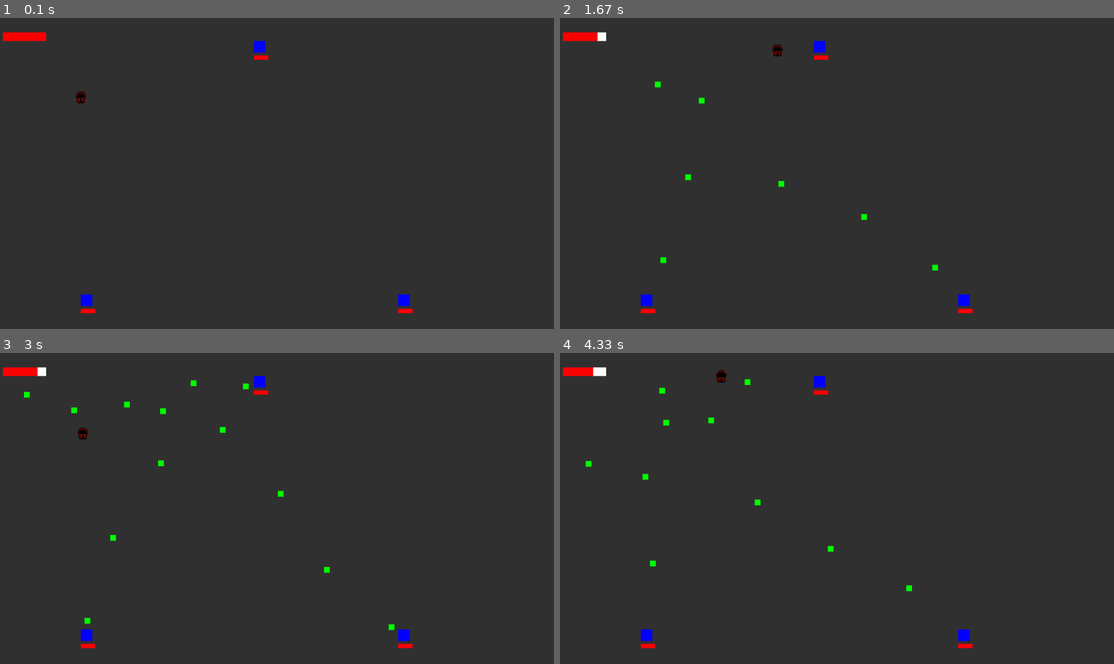
Above: before the commit, frames 1-4 (two rows, left to right).
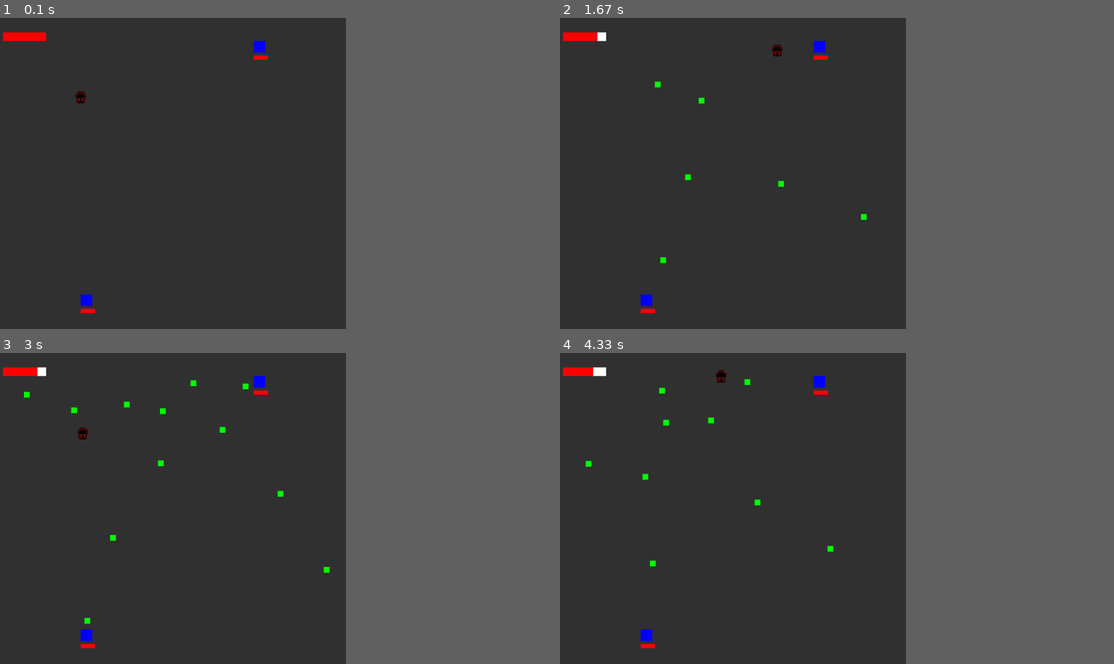
Above: after the commit, the same moments.

Repository: realeedd/pygameProject
Game: pygame game, started from main.py
Same seed, same stepped clock (60 frames per second), same inputs: the game is played once before the commit and once after it.
Inputs (mouse positions are in pixels of both pictures, inside the frame that each line leads up to):
- Up to frame 1 (0.1 s): no input
- Up to frame 2 (1.67 s): hold D 0.33-0.8 s; hold W 0.83-1.13 s; hold D 1.17-1.63 s
- Up to frame 3 (3 s): hold A 1.67-2.2 s; hold S 2.23-2.53 s; hold A 2.57-2.97 s
- Up to frame 4 (4.33 s): right-click (648, 511) at 3.05 s; hold W 3.33-3.7 s; hold D from 3.73 s (still down)
In our replay, the window is 900x506 before the commit and 562x506 after it. These sizes can differ from the game's own. Grey fills any space a smaller window leaves; there, only what the larger window draws over its background counts as a difference.

The runs differ from the first frame. In frame 1, 0.1% of the frame differs, in the area x 16-75%, y 7-96%; in frame 2, 0.2%; in frame 3, 0.2%, in the area x 15-75%, y 7-96%; in frame 4, 0.2%.

Commit message:
экран

Diff:
--- a/main.py
+++ b/main.py
@@ -216,7 +216,7 @@
 sprite_num = 0
 if __name__ == '__main__':
     pygame.init()
-    size = width, height = [1920, 1080]
+    size = width, height = [1200, 1080]
     screen = pygame.display.set_mode(size, pygame.SCALED | pygame.FULLSCREEN, vsync=1)
     font = pygame.font.Font(None, 20)
     running = True
